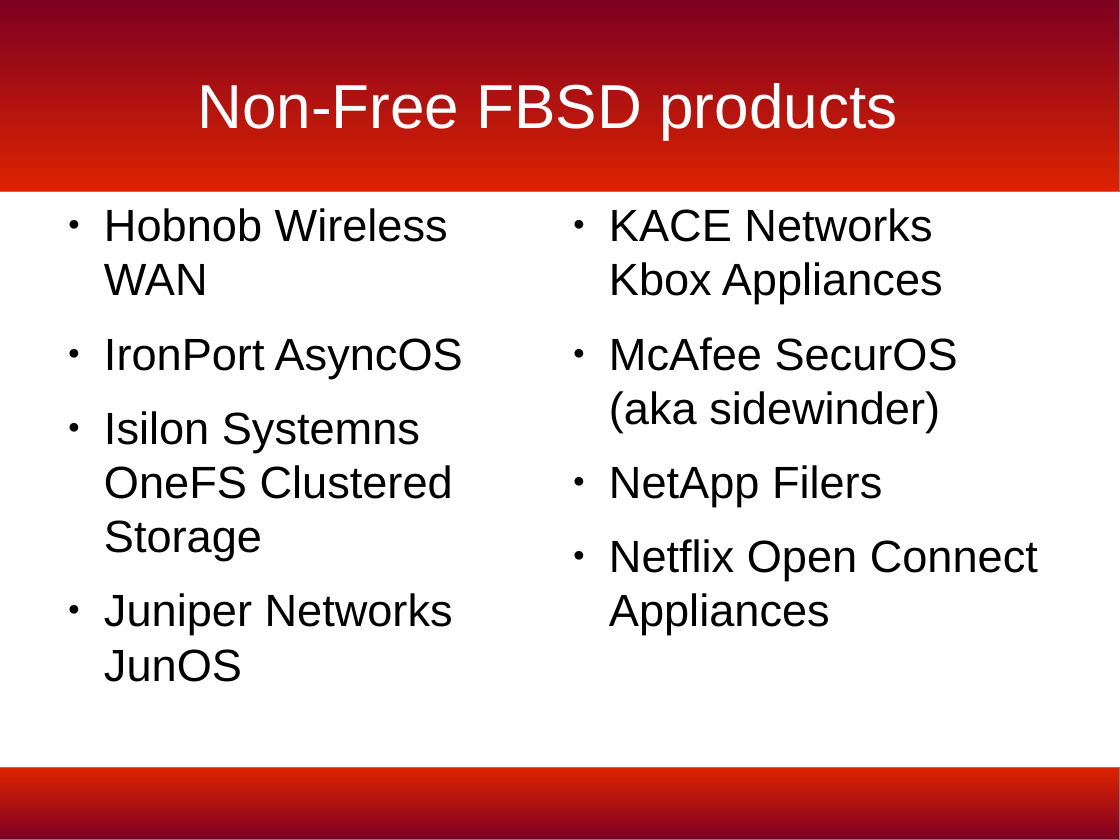
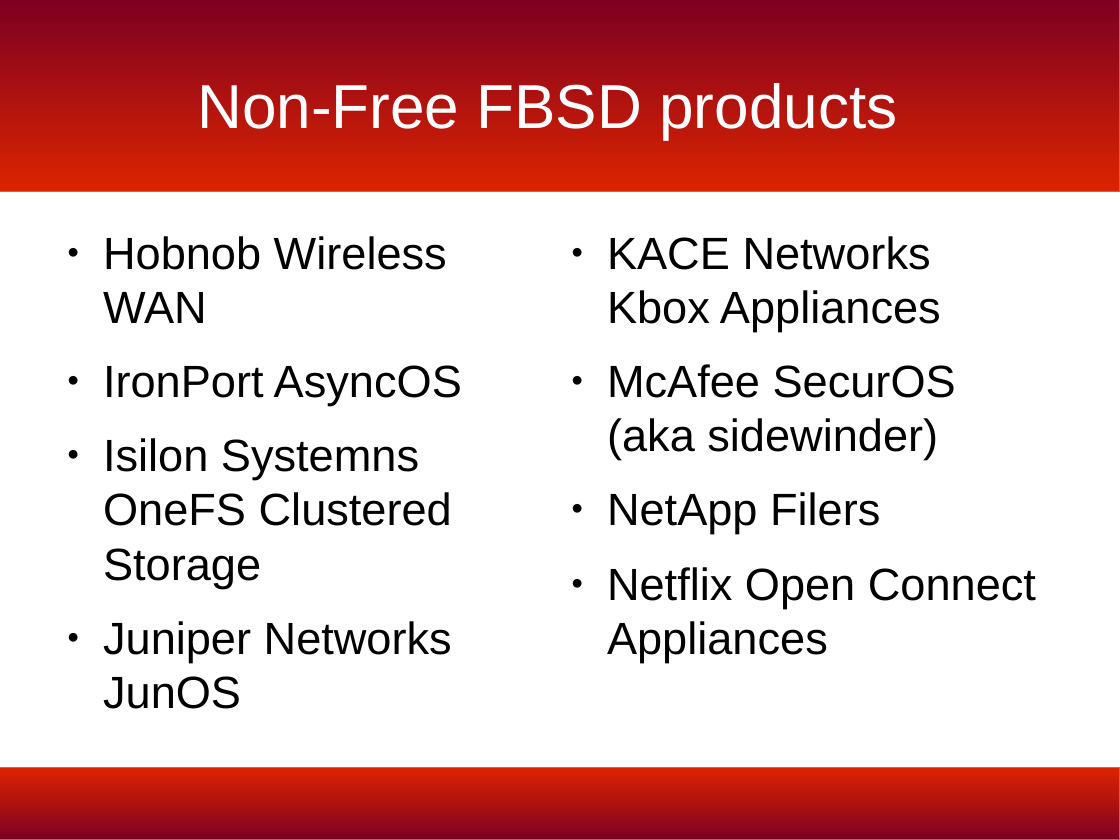
Before and after one commit to bmac2/BSD-Meetup-Files, a slide deck: slide 20 of bsd-history-slides.odp. Drawn at 1120x840 pixels with LibreOffice and Linux fonts; fonts in the diff are those of the drawing; background and template pictures are left out. Boxes give left, top, right and bottom in pixels: in the first picture for what was removed or moved away, otherwise in the second. Text is boxed around its words. In the diff, an @@ line names an element or a change of style, - is before the commit and + after.

```diff
--- a/bsd-history-slides.odp
+++ b/bsd-history-slides.odp
@@ text "Hobnob Wireless WAN": place and size @@
-text "Hobnob Wireless WAN" at [104, 208, 463, 682]
+text "Hobnob Wireless WAN" at [103, 236, 462, 709]
@@ text "KACE Networks Kbox Appliances": place and size @@
-text "KACE Networks Kbox Appliances" at [609, 208, 1038, 635]
+text "KACE Networks Kbox Appliances" at [607, 236, 1036, 663]
```
Also in this commit, not shown: 29 other slides changed.
